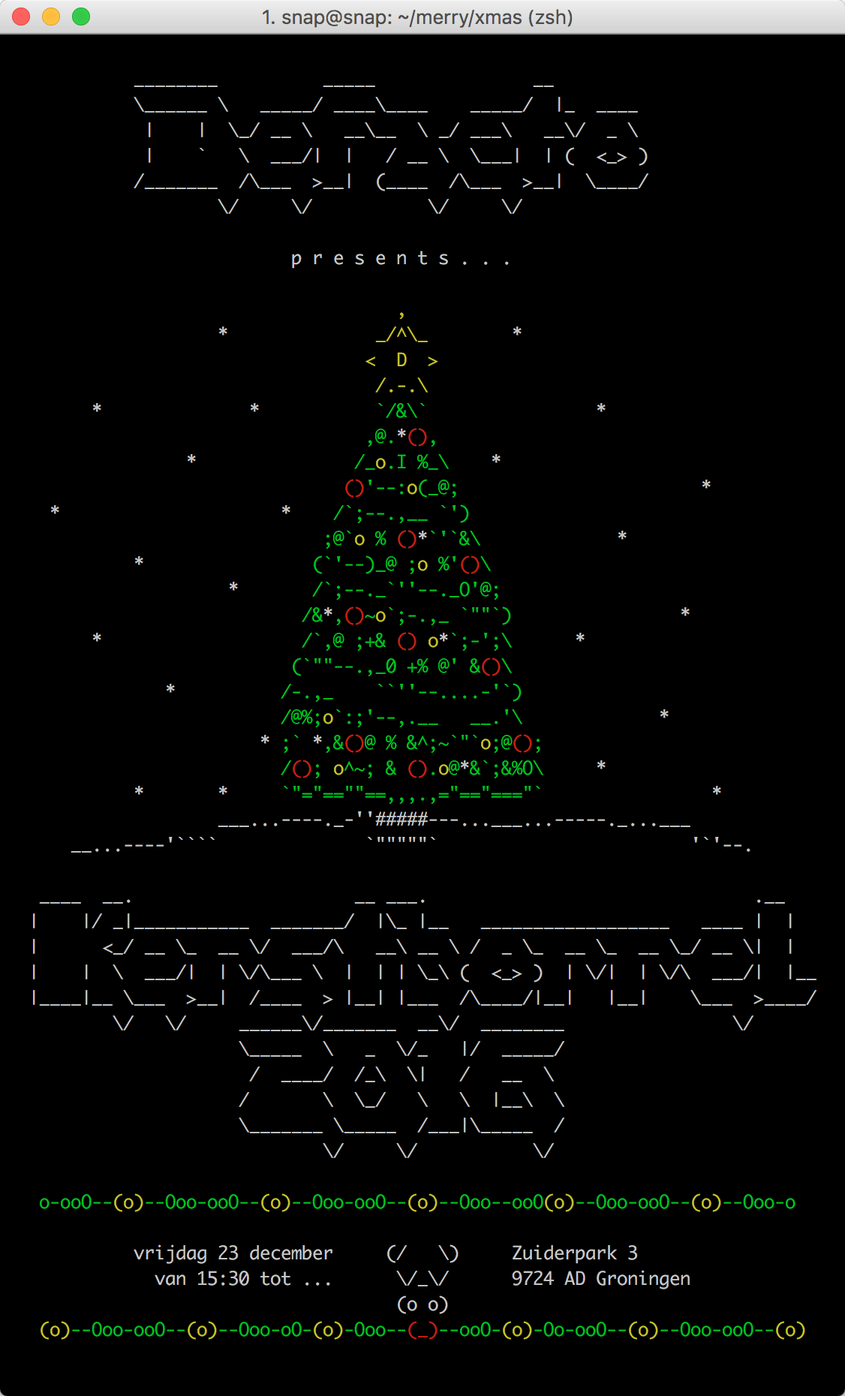
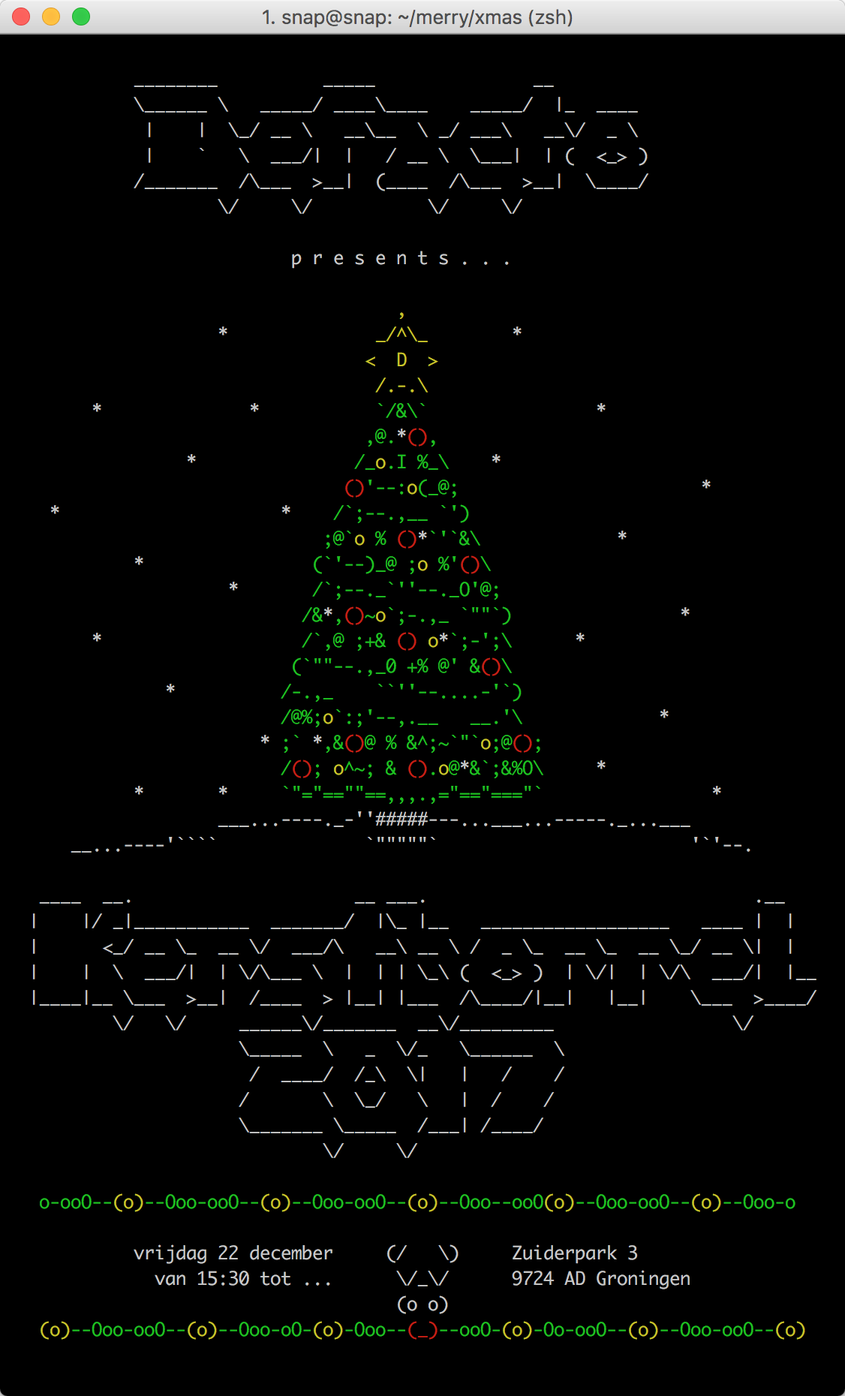
Before/after of a 845 x 1396 layered artwork. What changed in the layer stack:
removed layer "2" over [39, 402, 796, 1337]
removed layer "1" over [39, 402, 796, 1337]
added layer "Layer 2" above "1 copy" over [39, 402, 796, 1337]
added layer "1 copy" over [39, 402, 796, 1337]
